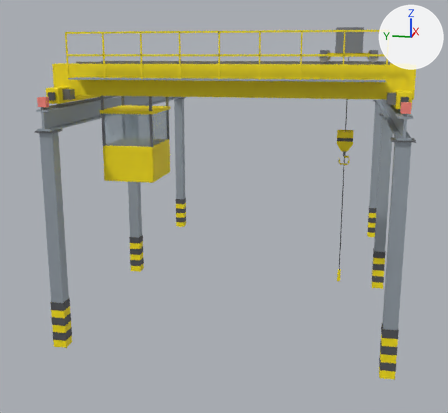
A saved change to the glTF model assets/modelos3d/ponte_rolante_medio.glb.
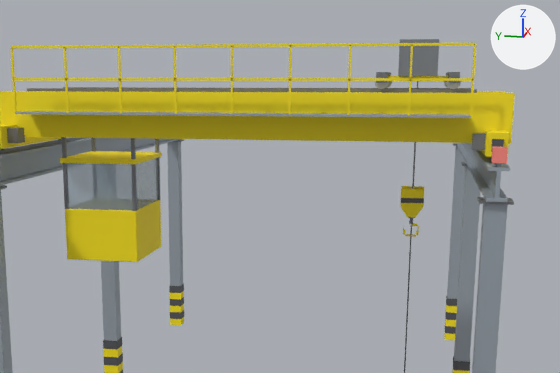
Each version is shown whole from a camera (50 mm lens) standing at (-19.22, -2.87, 7.18) and looking at (-0.52, 0.87, 2.5), then close up on the part from 13% to 100% of the width and 0% to 63% of the height. The axes (+X, +Y, +Z) are drawn at upper right. The lights are the same throughout. The older version's two pictures come first. Where no turn or scale is listed for an object, it has been applied to the vertices. Vertices at exactly the same position are counted once.

Objects in the first close-up: 'cabine', 'carro', 'coluna_d0', 'coluna_d1', 'coluna_d2', 'coluna_e0', 'coluna_e1', 'coluna_e2', 'ponte', 'trilho_d', 'trilho_e', 'viga_a' and 6 more.
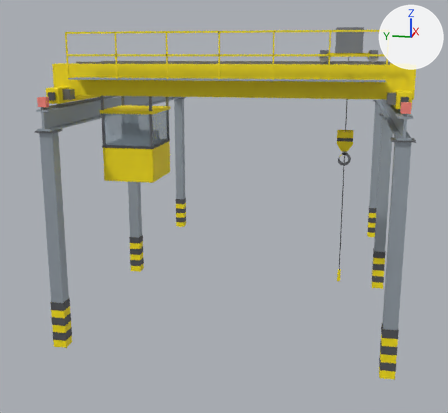
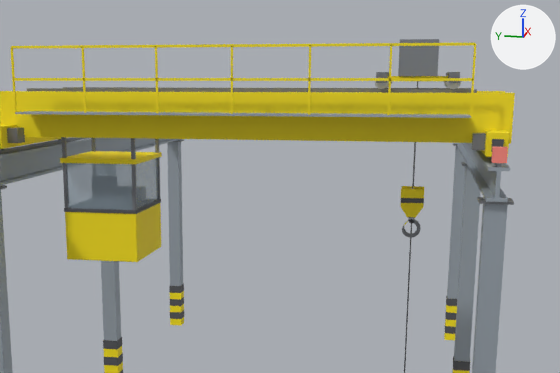
Boxes (x1, y1, x2, y2) around the edits, measured in the close-ups (560 x 373 px; the box of a moved part takes in the faces that stretch with it):
```json
{"part": 1, "of": "me_ponte", "change": "moved or reshaped", "before": [408, 44, 413, 115], "after": [388, 45, 392, 115]}
{"part": 2, "of": "me_ponte", "change": "moved or reshaped", "before": [288, 45, 291, 114], "after": [308, 46, 311, 115]}
{"part": 3, "of": "me_ponte", "change": "moved or reshaped", "before": [174, 47, 177, 114], "after": [155, 46, 159, 113]}
{"part": 4, "of": "me_ponte", "change": "moved or reshaped", "before": [64, 48, 69, 113], "after": [82, 48, 87, 113]}
{"part": 5, "of": "me_ponte", "change": "deleted", "before": [347, 45, 351, 115]}
{"part": 6, "of": "me_ponte", "change": "deleted", "before": [118, 48, 122, 113]}
{"part": 7, "of": "me_cabine", "change": "added", "after": [64, 199, 161, 214]}
```

Scene script edits in JSON lines:
```json
{"op": "add", "block": "mat_borracha", "code": ["mat_borracha = principled_material('borracha')", "mat_borracha.base_color = (0.169, 0.176, 0.192)  # grey #727479", "mat_borracha.roughness = 0.9"]}
{"block": "me_ponte", "where": "# used by ob_ponte; parent = ob_ponte_rolante; location = (-3.85, 0.0, 6.0)"}
{"op": "remove", "block": "me_ponte", "code": "me_ponte.from_pydata(...)  # 96 vertices, 144 faces; spans x -1.55..-1.0, y -3.62..3.62, z 0.6..1.67"}
{"op": "add", "block": "me_ponte", "code": "me_ponte.from_pydata(...)  # 80 vertices, 120 faces; spans x -1.55..-1.0, y -3.62..3.62, z 0.6..1.67"}
{"block": "me_ponte", "change": "me_ponte part 1: the loose piece of 8 vertices spanning x -1.55..-1.52, y -2.71..-2.68, z 0.63..1.65 is moved by (0.0, 0.3, 0.0)"}
{"block": "me_ponte", "change": "me_ponte part 2: the loose piece of 8 vertices spanning x -1.55..-1.52, y -0.92..-0.88, z 0.63..1.65 is moved by (0.0, -0.3, 0.0)"}
{"block": "me_ponte", "change": "me_ponte part 3: the loose piece of 8 vertices spanning x -1.55..-1.52, y 0.88..0.92, z 0.63..1.65 is moved by (0.0, 0.3, 0.0)"}
{"block": "me_ponte", "change": "me_ponte part 4: the loose piece of 8 vertices spanning x -1.55..-1.52, y 2.68..2.71, z 0.63..1.65 is moved by (0.0, -0.3, 0.0)"}
{"block": "me_ponte", "change": "me_ponte part 5: the loose piece of 8 vertices spanning x -1.55..-1.52, y -1.82..-1.78, z 0.63..1.65 is deleted"}
{"block": "me_ponte", "change": "me_ponte part 6: the loose piece of 8 vertices spanning x -1.55..-1.52, y 1.78..1.82, z 0.63..1.65 is deleted"}
{"block": "me_cabine", "where": "# used by ob_cabine; location = (-3.85, 2.5, 6.0)"}
{"op": "remove", "block": "me_cabine", "code": "me_cabine.from_pydata(...)  # 72 vertices, 116 faces; spans x -0.78..0.78, y -0.68..0.68, z -1.95..0.2"}
{"op": "add", "block": "me_cabine", "code": "me_cabine.from_pydata(...)  # 104 vertices, 164 faces; spans x -0.78..0.78, y -0.68..0.68, z -1.95..0.2"}
{"block": "me_cabine", "change": "me_cabine part 7: a new loose piece, a box spanning x -0.76..0.76, y -0.66..0.66, z -1.1..-1.04, in mat_preto (dark grey #55565a)"}
{"block": "me_cabine", "change": "other edits to the shape of me_cabine do not show in these pictures"}
{"op": "add", "block": "me_cabine", "code": "me_cabine.materials.append(mat_preto)  # dark grey #55565a"}
{"op": "add", "block": "me_cabine", "code": "me_cabine.materials.append(mat_painel)  # grey #83888f"}
{"op": "add", "block": "me_cabine", "code": "me_cabine.materials.append(mat_borracha)  # grey #727479"}
```
